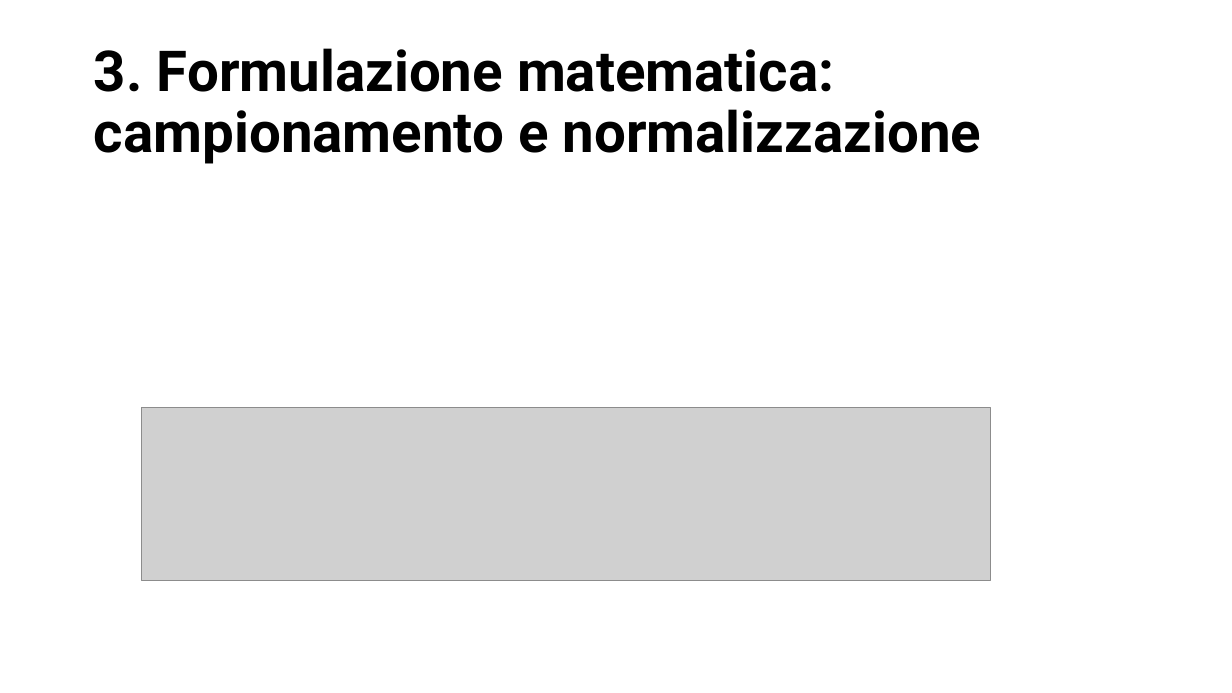
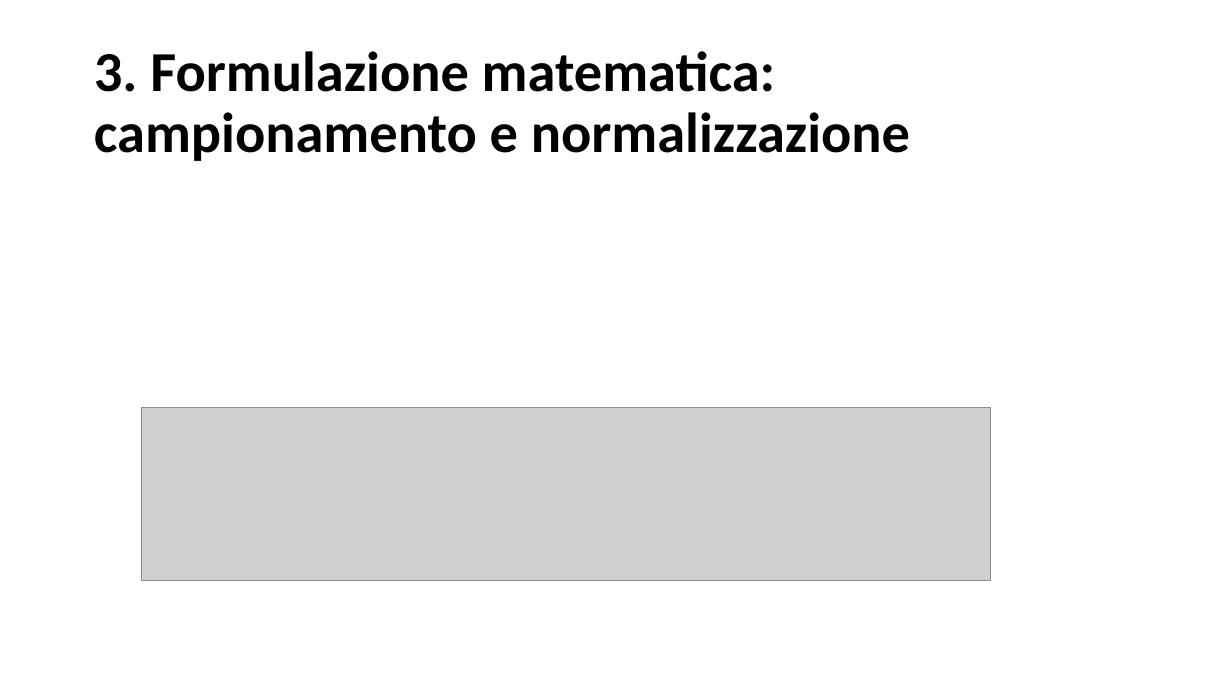
Before and after one commit to BernardoGiordano/NelderMeadMethod, a slide deck: slide 7 of presentazione progetto/Presentazione martone MOTT.pptx. Drawn at 1232x693 pixels with LibreOffice and Linux fonts; fonts in the diff are those of the drawing; grey boxes stand for pictures; background and template pictures are left out. Boxes give left, top, right and bottom in pixels: in the first picture for what was removed or moved away, otherwise in the second. Text is boxed around its words. In the diff, an @@ line names an element or a change of style, - is before the commit and + after.

```diff
--- a/presentazione progetto/Presentazione martone MOTT.pptx
+++ b/presentazione progetto/Presentazione martone MOTT.pptx
@@ title "3. Formulazione matematica: campionamento e ..." at [94, 51, 910, 161]: font Roboto to Calibri @@
```
Also in this commit, not shown: 6 other slides changed, 2 slides added, 2 slides removed.
